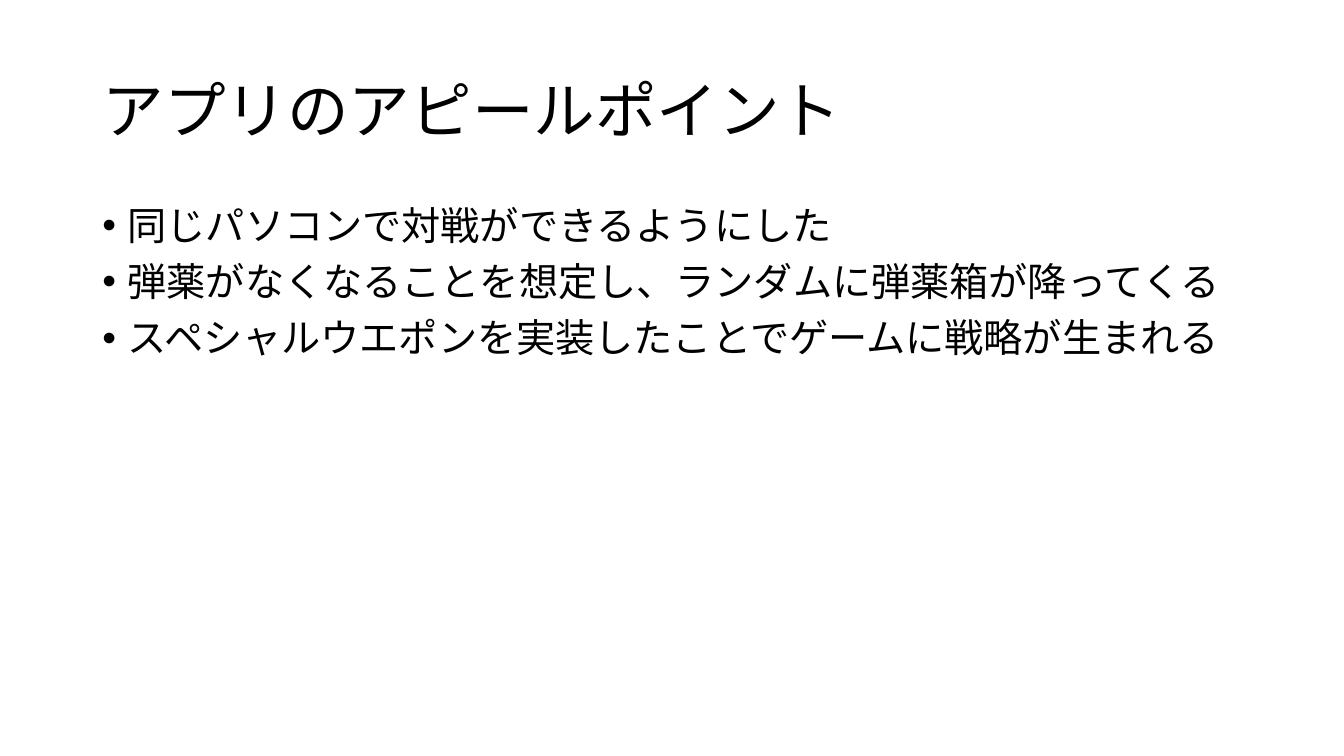
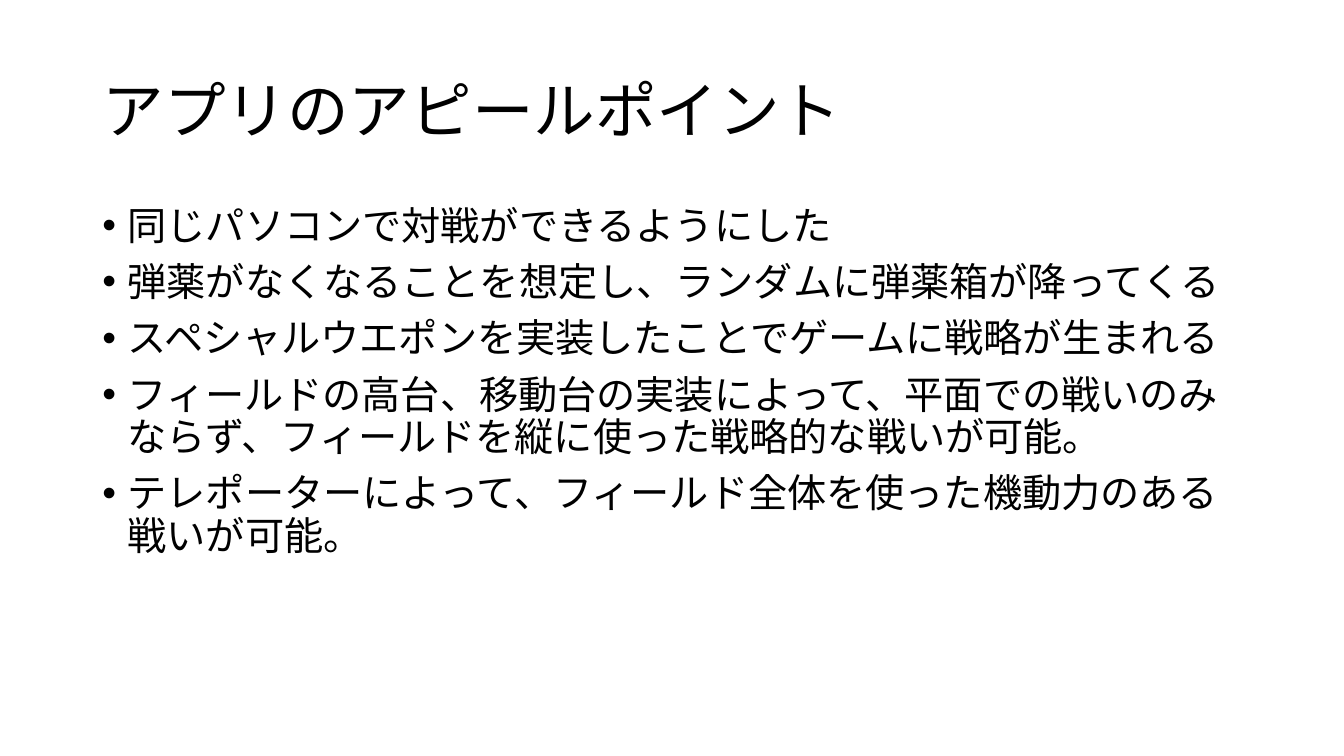
Before and after one commit to CGInteractive2018/CG_Interactive, a slide deck: slide 8 of Unityによるゲーム開発.pptx (slide 7 before the commit). Drawn at 1344x756 pixels with LibreOffice and Linux fonts; fonts in the diff are those of the drawing. Boxes give left, top, right and bottom in pixels: in the first picture for what was removed or moved away, otherwise in the second. Text is boxed around its words. In the diff, an @@ line names an element or a change of style, - is before the commit and + after.

```diff
--- a/Unityによるゲーム開発.pptx
+++ b/Unityによるゲーム開発.pptx
@@ text at (128, 376, 1218, 553): paragraphs added @@
+• フィールドの高台、移動台の実装によって、平面での戦いのみならず、フィールドを縦に使った戦略的な戦いが可能。
+• テレポーターによって、フィールド全体を使った機動力のある戦いが可能。
```
Also in this commit, not shown: 2 slides added.
